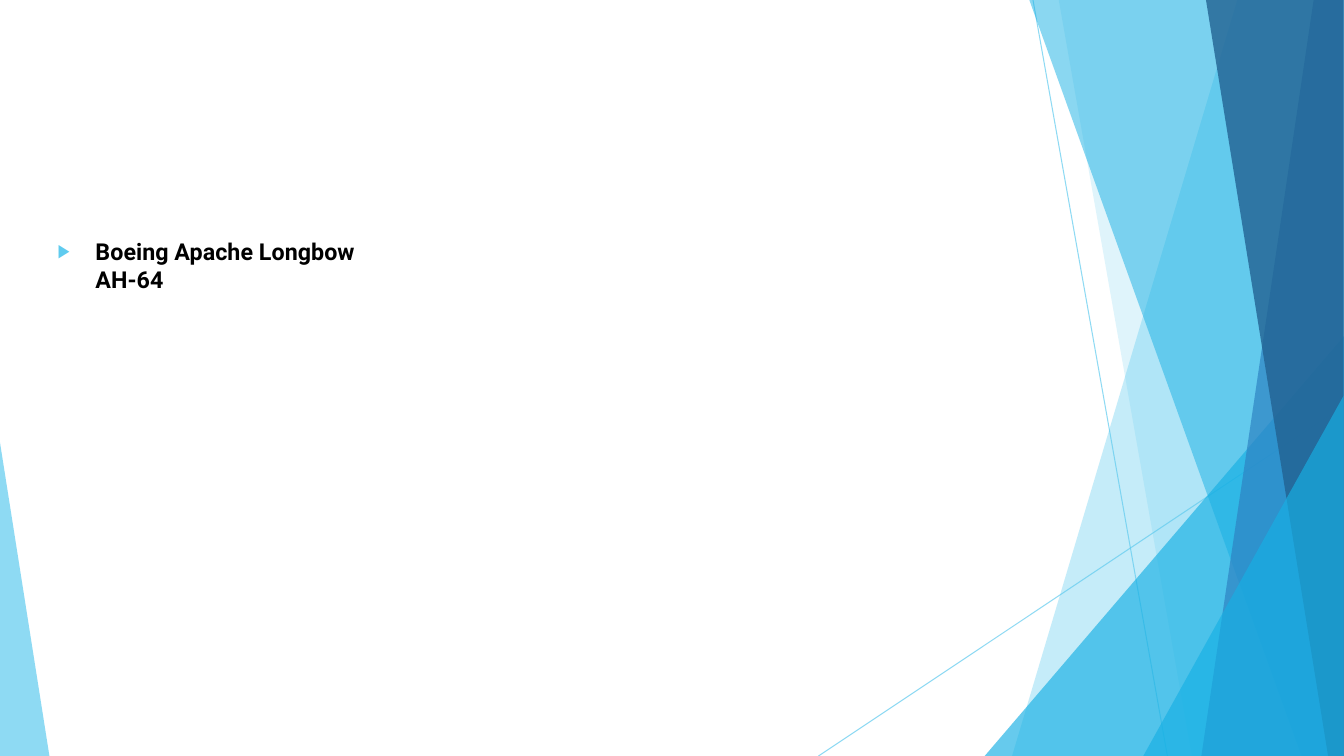
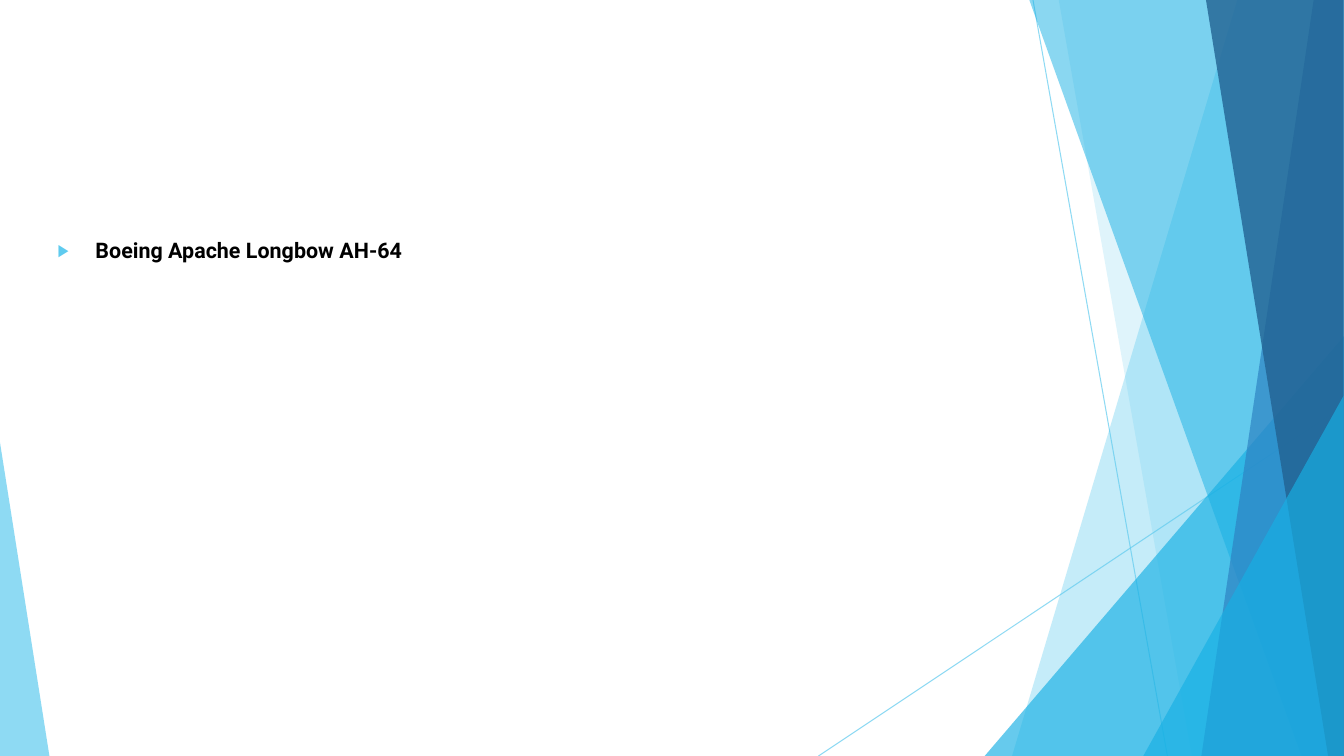
Before and after one commit to gfranzotti/seminarioVxWorks, a slide deck: slide 5 of Seminário VxWorks.pptx. Drawn at 1344x756 pixels with LibreOffice and Linux fonts; fonts in the diff are those of the drawing; background and template pictures are left out. Boxes give left, top, right and bottom in pixels: in the first picture for what was removed or moved away, otherwise in the second. Text is boxed around its words. In the diff, an @@ line names an element or a change of style, - is before the commit and + after.

```diff
--- a/Seminário VxWorks.pptx
+++ b/Seminário VxWorks.pptx
@@ text "Boeing Apache Longbow AH-64" at (x1=95, y1=242, x2=402, y2=263): size 16.6 to 15.3 pt @@
```
Also in this commit, not shown: 4 other slides changed, 3 slides added, 1 slide removed, 25 other files.
